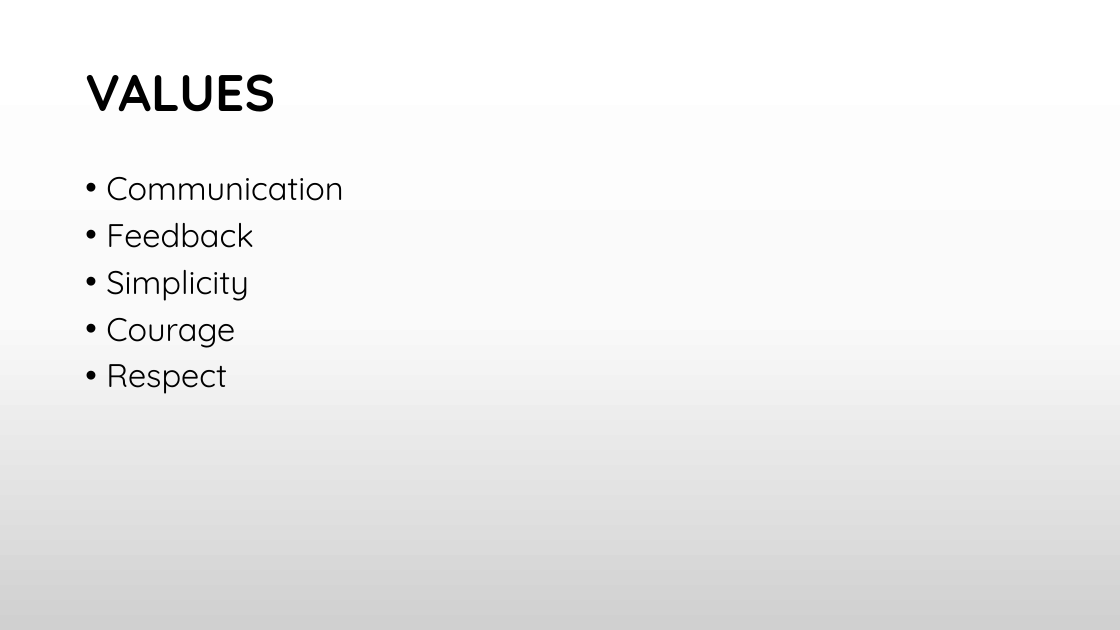
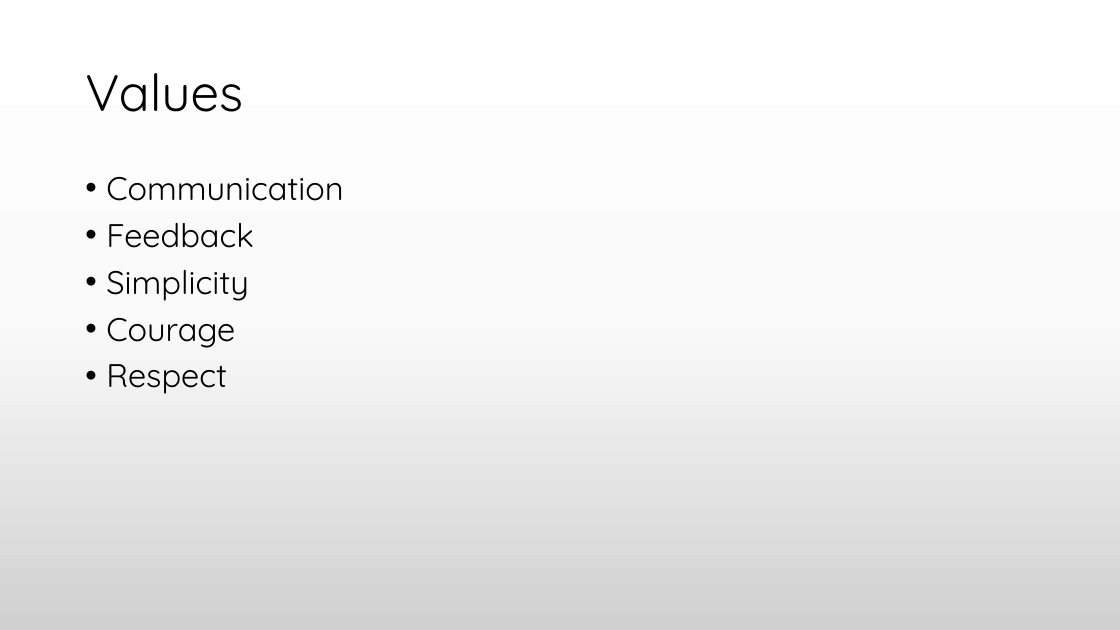
Before and after one commit to praash47/aasn-iii, a slide deck: slide 15 of extreme_programming.pptx (slide 13 before the commit). Drawn at 1120x630 pixels with LibreOffice and Linux fonts; fonts in the diff are those of the drawing. Boxes give left, top, right and bottom in pixels: in the first picture for what was removed or moved away, otherwise in the second. Text is boxed around its words. In the diff, an @@ line names an element or a change of style, - is before the commit and + after.

```diff
--- a/extreme_programming.pptx
+++ b/extreme_programming.pptx
@@ title at <box>85,73,243,112</box>: text changed; bold off @@
-VALUES
+Values
```
Also in this commit, not shown: 4 other slides changed, 2 slides added.
